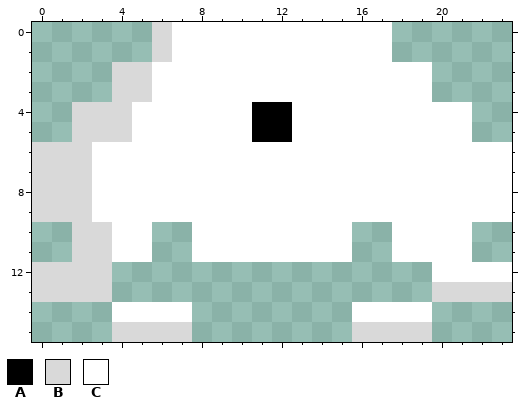
Two versions of one pixel-art sprite, res/images/fly_drone.png. This is how it looked before the edit.
The file is 24x16 pixels.
Palette (. is transparent): A #000000  B #d9d9d9  C #ffffff
New version:
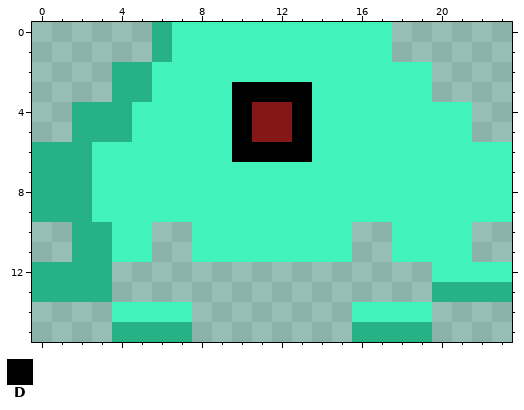
Colours new in this view: D #000000
Diff:
Colour A changes from #000000 to #851717.
Colour B changes from #d9d9d9 to #27b286.
Colour C changes from #ffffff to #41f3bb.
Colour C gives way to colour D in row 3 at x 10 to 13; in rows 4 to 5 at x 10 and 13; in row 6 at x 10 to 13.
Pixel boxes of the changes (left, top, right, bottom) in both pictures:
changed: (32, 22, 512, 342)
